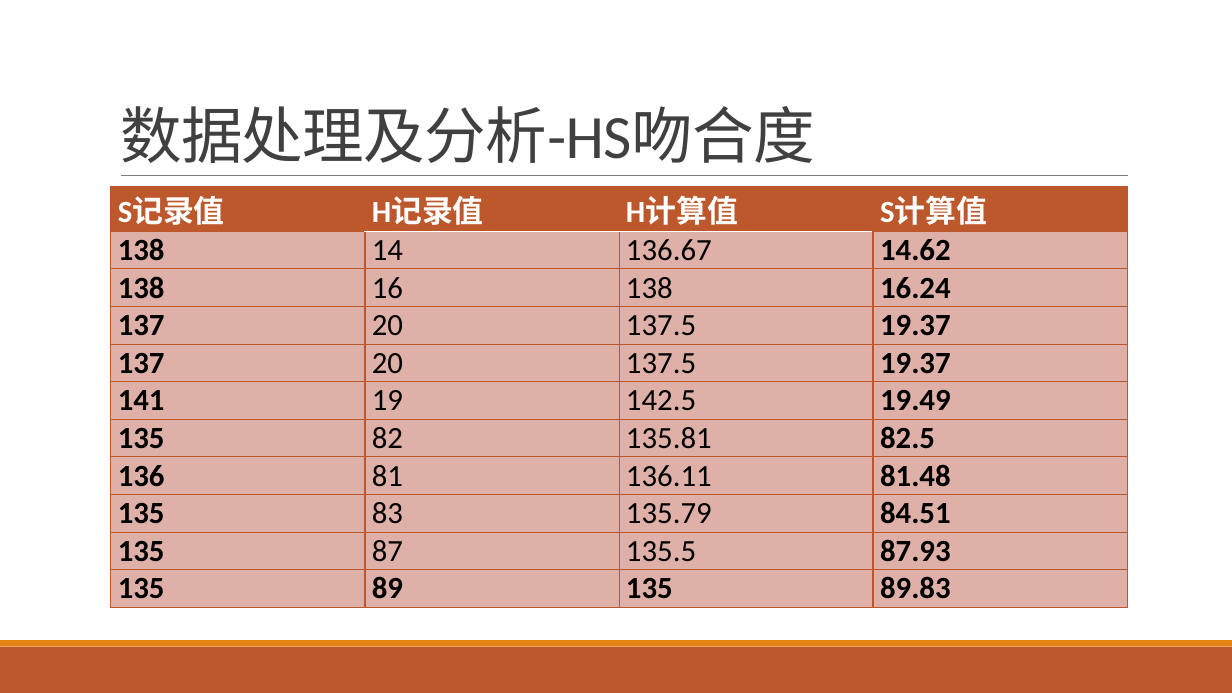
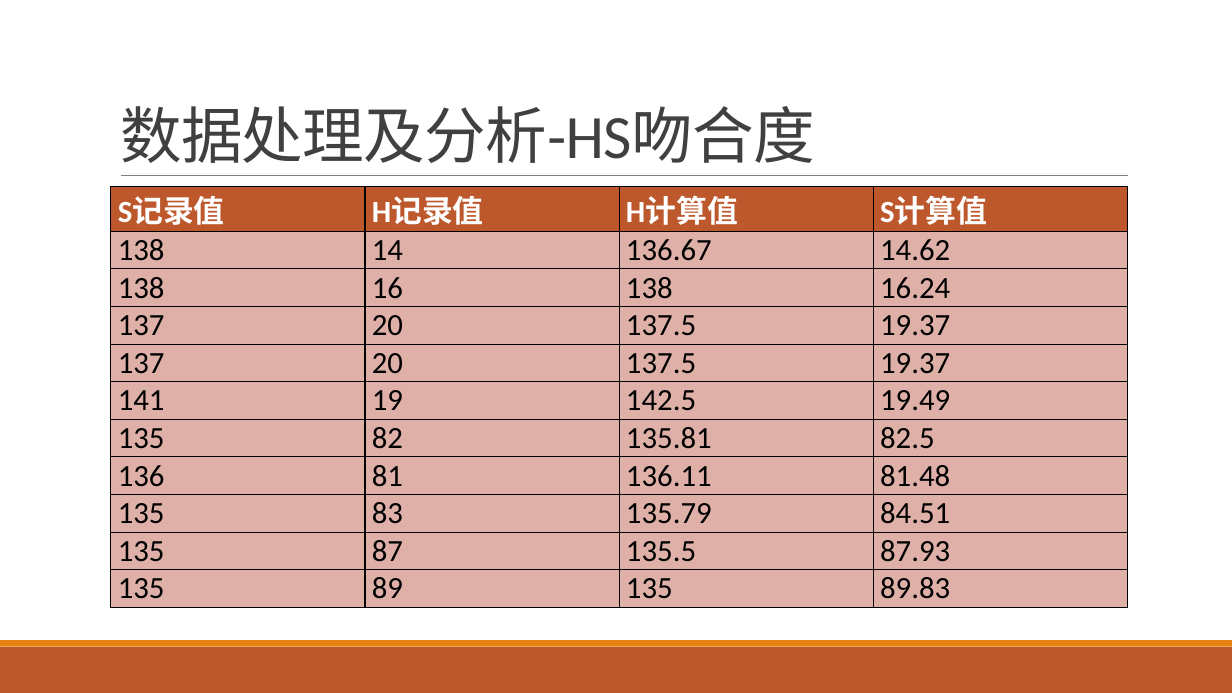
Before and after one commit to yuanjingsong/MCM_Homework, a slide deck: slide 39 of PreG21.pptx. Drawn at 1232x693 pixels with LibreOffice and Linux fonts; fonts in the diff are those of the drawing. Boxes give left, top, right and bottom in pixels: in the first picture for what was removed or moved away, otherwise in the second. Text is boxed around its words. In the diff, an @@ line names an element or a change of style, - is before the commit and + after.

Commit message:
modify tables styles

```diff
--- a/PreG21.pptx
+++ b/PreG21.pptx
@@ table at [111, 187, 1128, 603] @@
@@ bold off in "138", "14.62", "138", "16.24" and 18 more places @@
@@ borders changed @@
```
Also in this commit, not shown: 4 other slides changed.
